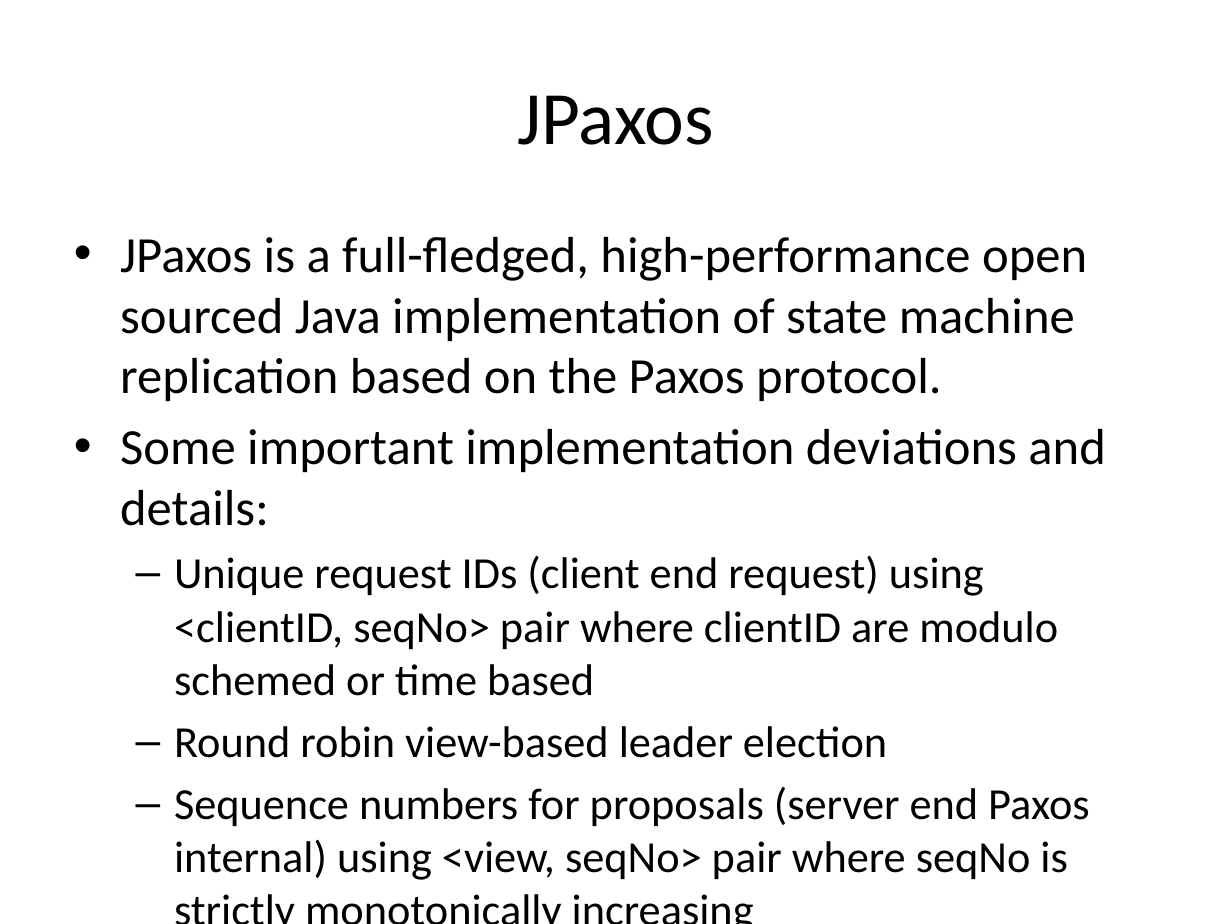
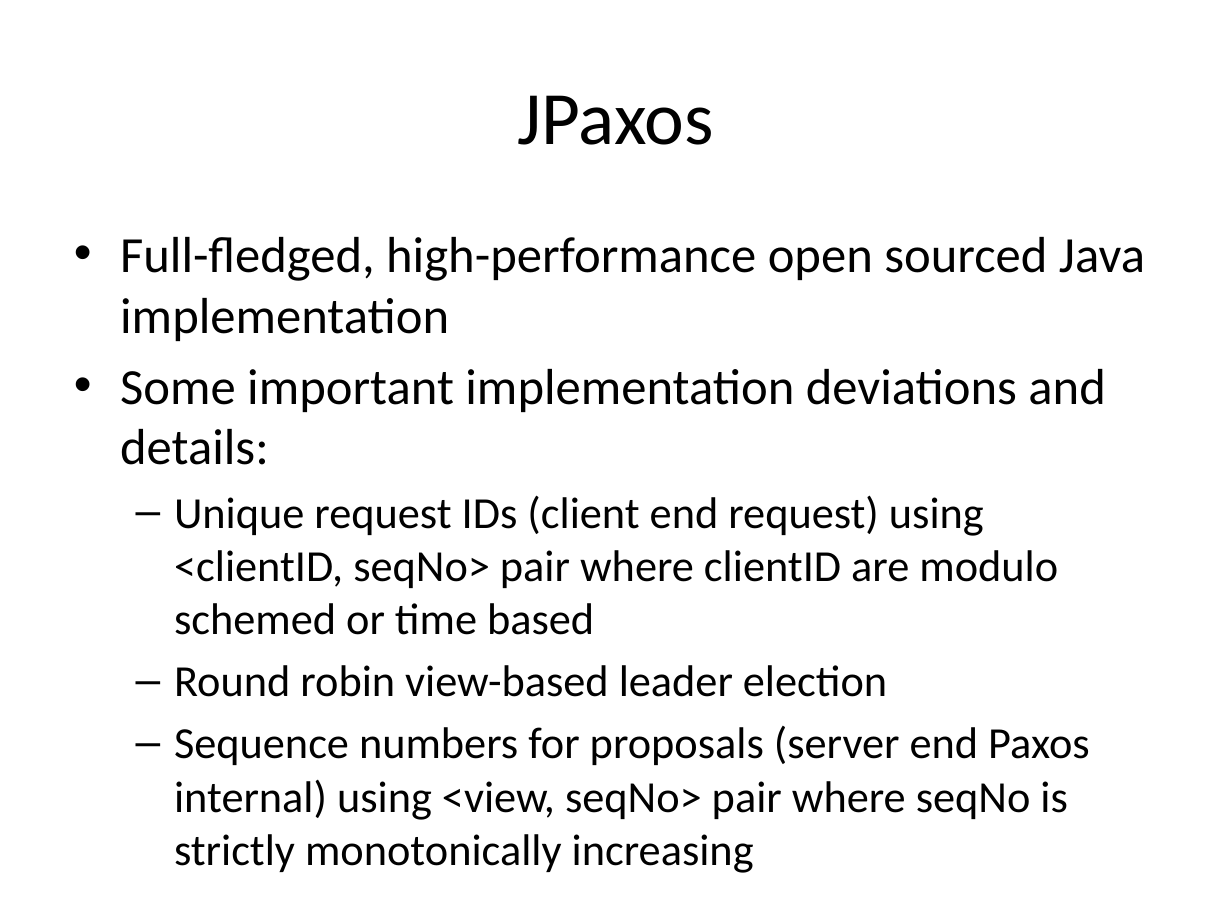
Before and after one commit to Slania/JPaxos-1, a slide deck: slide 11 of Paxos based directory updates for geo-replicated cloud storage.pptx (slide 12 before the commit). Drawn at 1232x924 pixels with LibreOffice and Linux fonts; fonts in the diff are those of the drawing. Boxes give left, top, right and bottom in pixels: in the first picture for what was removed or moved away, otherwise in the second. Text is boxed around its words. In the diff, an @@ line names an element or a change of style, - is before the commit and + after.

Commit message:
Sri | Updated ppt

```diff
--- a/Paxos based directory updates for geo-replicated cloud storage.pptx
+++ b/Paxos based directory updates for geo-replicated cloud storage.pptx
@@ text at box(120, 237, 1145, 341): text changed @@
-• JPaxos is a full-fledged, high-performance open sourced Java implementation of state machine replication based on the Paxos protocol.
+• Full-fledged, high-performance open sourced Java implementation
```
Also in this commit, not shown: 2 other slides changed, 9 slides added, 7 slides removed, 1 other file.
